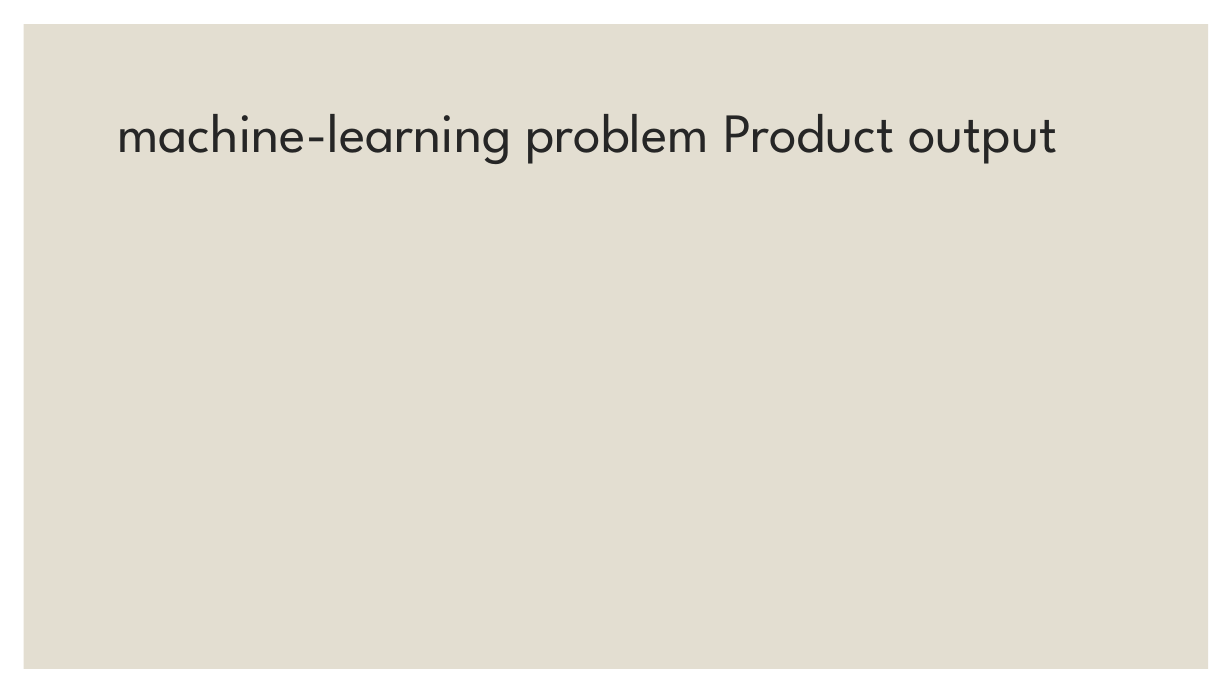
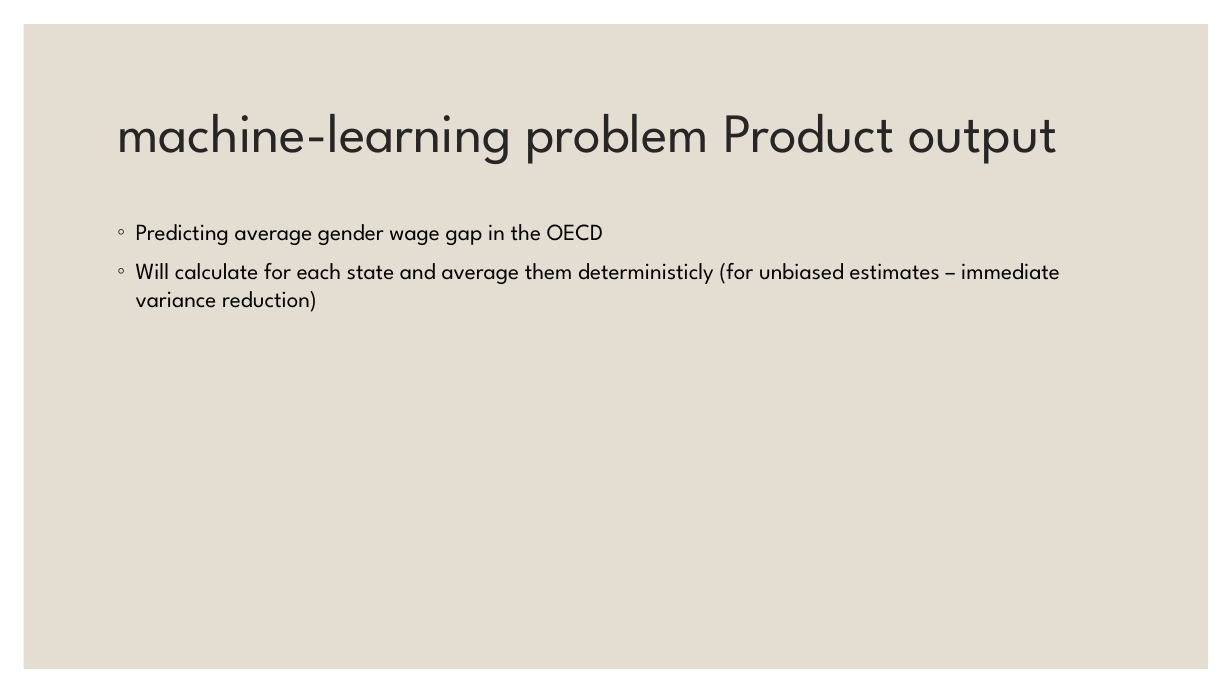
Before and after one commit to EylonSaadon/DataScienceWorkShop, a slide deck: slide 6 of Sallary gap predictionfrom Project Demo.pptx. Drawn at 1232x693 pixels with LibreOffice and Linux fonts; fonts in the diff are those of the drawing. Boxes give left, top, right and bottom in pixels: in the first picture for what was removed or moved away, otherwise in the second. Text is boxed around its words. In the diff, an @@ line names an element or a change of style, - is before the commit and + after.

```diff
--- a/Sallary gap predictionfrom Project Demo.pptx
+++ b/Sallary gap predictionfrom Project Demo.pptx
@@ text added at [136, 224, 1060, 312], 18 pt, text #000000 @@
+◦ Predicting average gender wage gap in the OECD
+◦ Will calculate for each state and average them deterministicly (for unbiased estimates – immediate variance reduction)
```
Also in this commit, not shown: 3 other slides changed.
